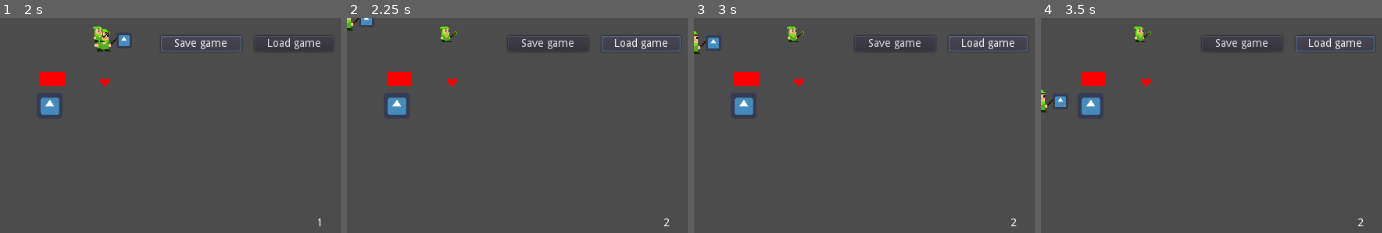
Above: before the commit, frames 1-4 (left to right).
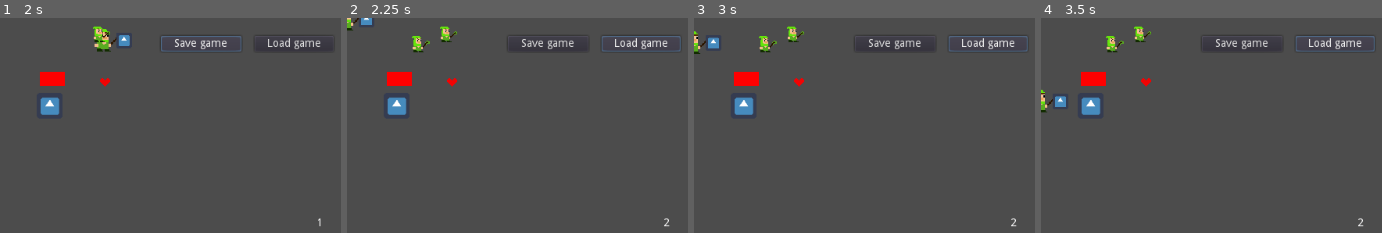
Above: after the commit, the same moments.

Repository: AtomicPotatoEmil/Game-prototype-testing-Godot-
Game: Godot game, scene res://Main.tscn
The game is run twice, just before and just after one commit, with the same random seed, the same clock (stepped at 60 frames per second) and the same inputs. The engine's default icon, where the game draws it, is replaced by a stand-in: a white triangle on a blue panel in a dark square.
Inputs:
- Up to frame 1 (2 s): tap Enter (ui_accept) at 0.5, 0.77 s; hold D 0.53-1.25 s; hold Shift (rush) 0.53-1.25 s; click "Save game" at 1.25 s
- Up to frame 2 (2.25 s): click "Load game" at 2 s
- Up to frame 3 (3 s): hold S from 2.78 s (still down); tap Shift (rush) at 2.85 s
- Up to frame 4 (3.5 s): keep holding S

Frame 1 is identical in both runs. In frame 2, 0.2% of the frame differs, in the area x 19-25%, y 8-16%; in frame 3, 0.2%; in frame 4, 0.2%.

Commit message:
More enemies spawn over time

Diff:
--- a/Collision test/Main.gd
+++ b/Collision test/Main.gd
@@ -8,6 +8,13 @@
 func _ready():
 	$music.play()
 
-# Called every frame. 'delta' is the elapsed time since the previous frame.
-#func _process(delta):
-#	pass
+func _process(delta):
+	var rand = int(rand_range(1, 100)) - 1
+	if(rand == 1):
+		self.spawn_enemy()
+
+func spawn_enemy():
+	var enemy = preload("res://enemy.tscn")
+	if enemy:
+		var enemy_instance = enemy.instance()
+		add_child(enemy_instance)
